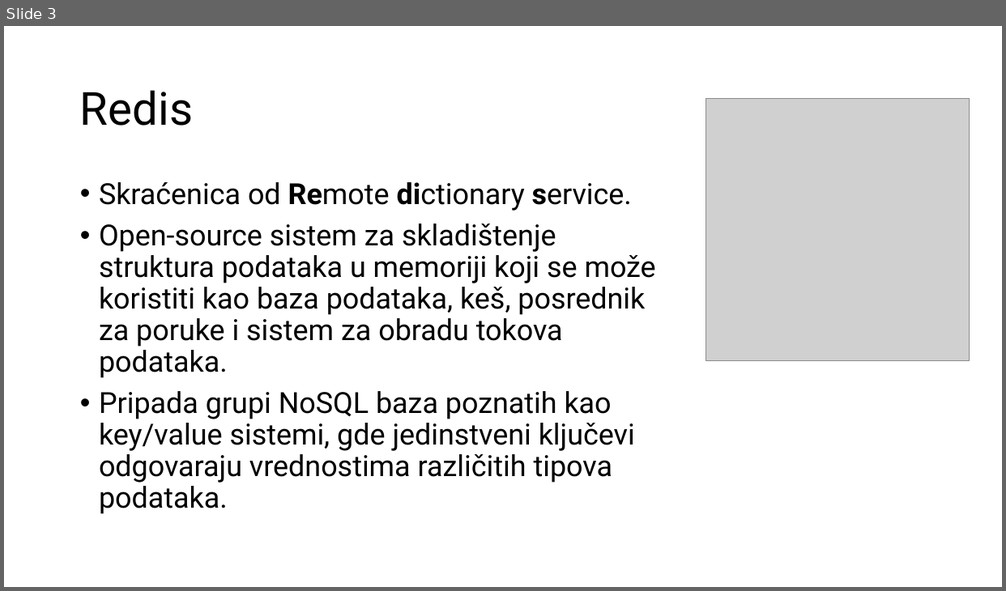
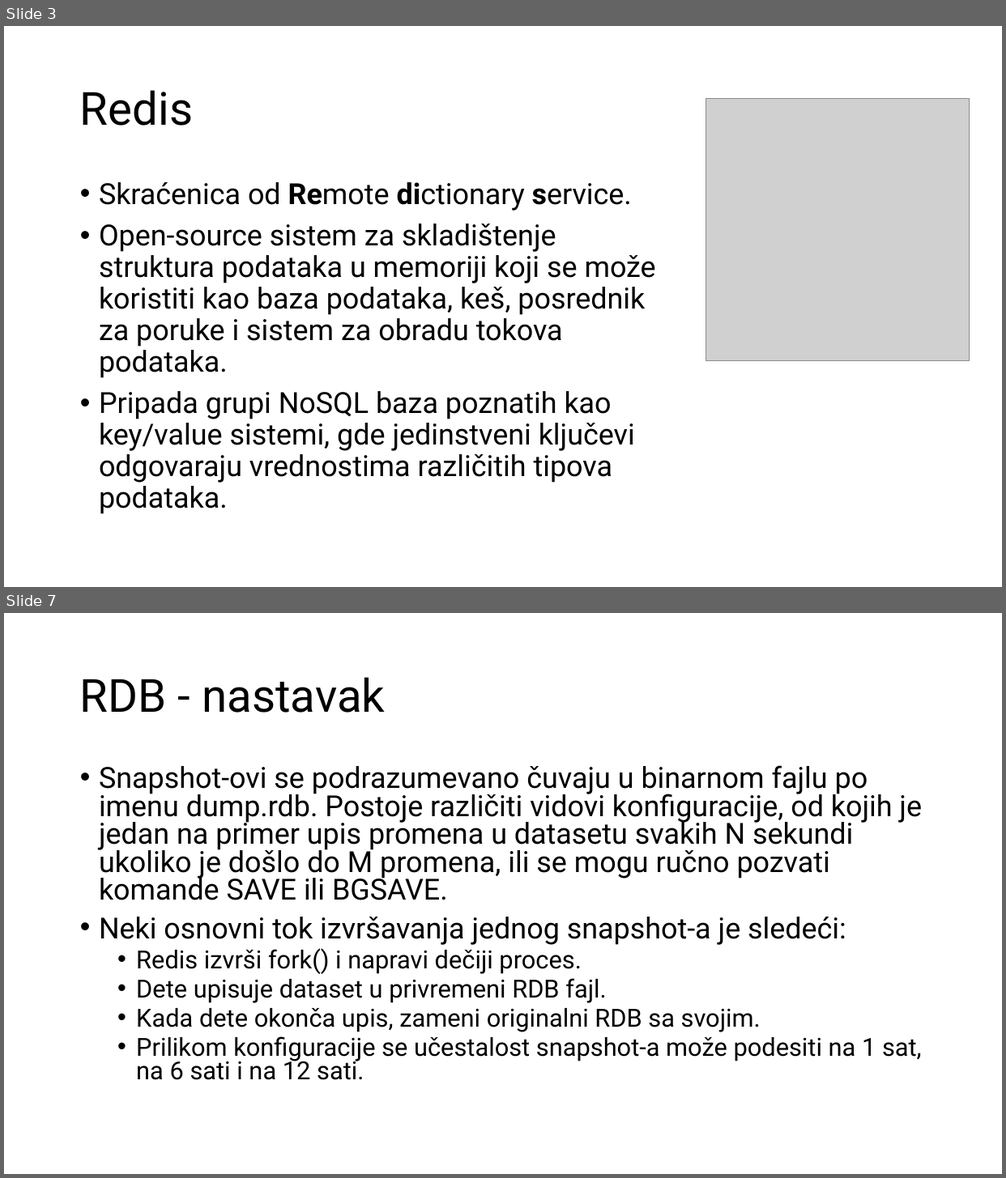
Before and after one commit to radisa-markovic/redis-mongodb-imdb-vs-ondisk, a slide deck: Redis i Mongo.pptx. Shown one above the other, each under a label of ours: slide 3 before the commit, slides 3 and 7 after it; the slides between them are not shown. The pictures are 1006x591 and 1006x1178 pixels, drawn with LibreOffice and Linux fonts; fonts in the diff are those of the drawing; grey boxes stand for pictures. Boxes give left, top, right and bottom in pixels: in the first picture for what was removed or moved away, otherwise in the second. Text is boxed around its words. In the diff, an @@ line names an element or a change of style, - is before the commit and + after.

```diff
--- a/Redis i Mongo.pptx
+++ b/Redis i Mongo.pptx
@@ slide 7 added at <box>4,613,1002,1174</box>, background #FFFFFF @@
@@ title added at <box>80,677,386,713</box>, 44 pt, text #000000 @@
+RDB - nastavak
@@ text added at <box>99,765,922,1080</box>, 28 pt, text #000000 @@
+• Snapshot-ovi se podrazumevano čuvaju u binarnom fajlu po imenu dump.rdb. Postoje različiti vidovi konfiguracije, od kojih je jedan na primer upis promena u datasetu svakih N sekundi ukoliko je došlo do M promena, ili se mogu ručno pozvati komande SAVE ili BGSAVE.
+• Neki osnovni tok izvršavanja jednog snapshot-a je sledeći:
+  • Redis izvrši fork() i napravi dečiji proces.
+  • Dete upisuje dataset u privremeni RDB fajl.
+  • Kada dete okonča upis, zameni originalni RDB sa svojim.
+  • Prilikom konfiguracije se učestalost snapshot-a može podesiti na 1 sat, na 6 sati i na 12 sati.
```
Also in this commit, not shown: 1 slide changed, 8 other slides added.
